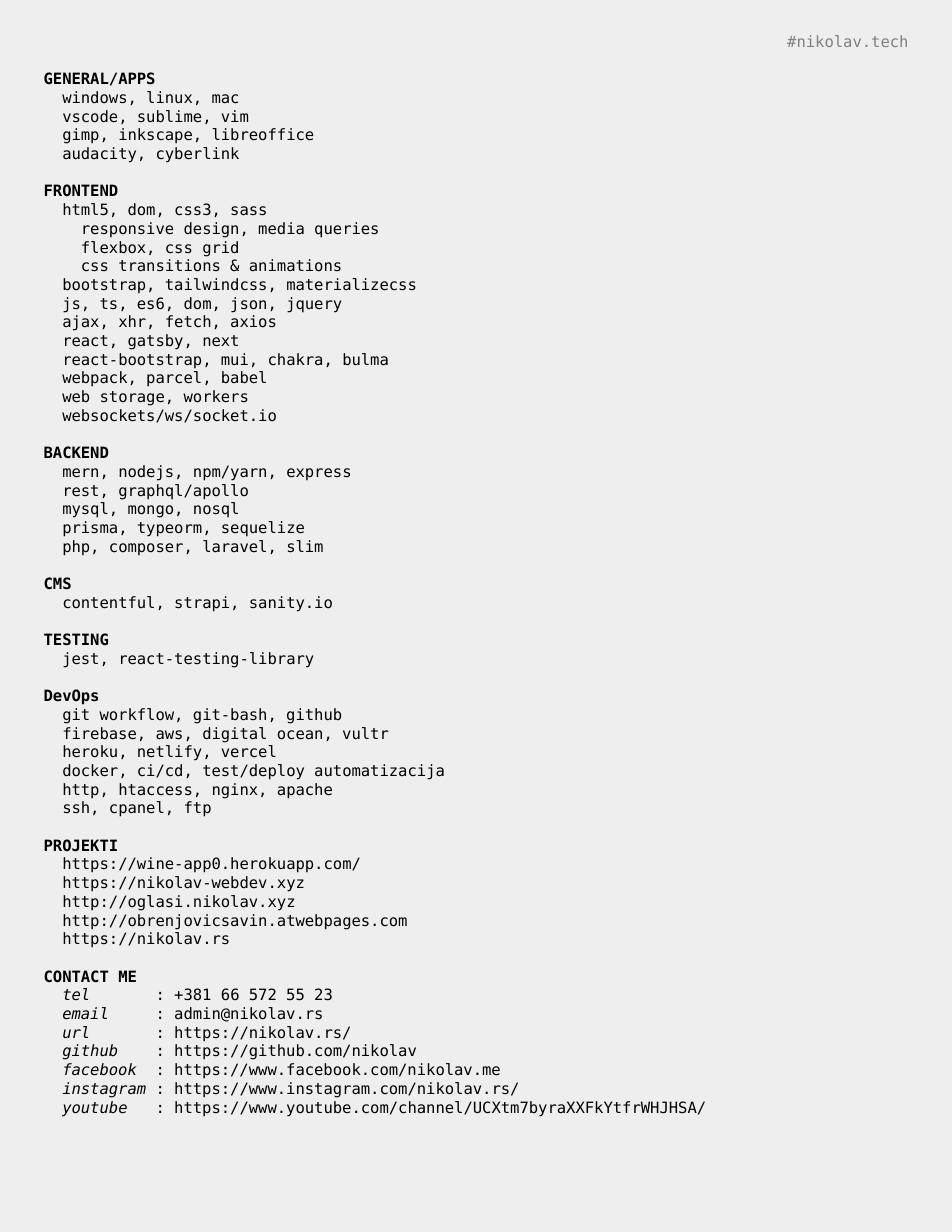
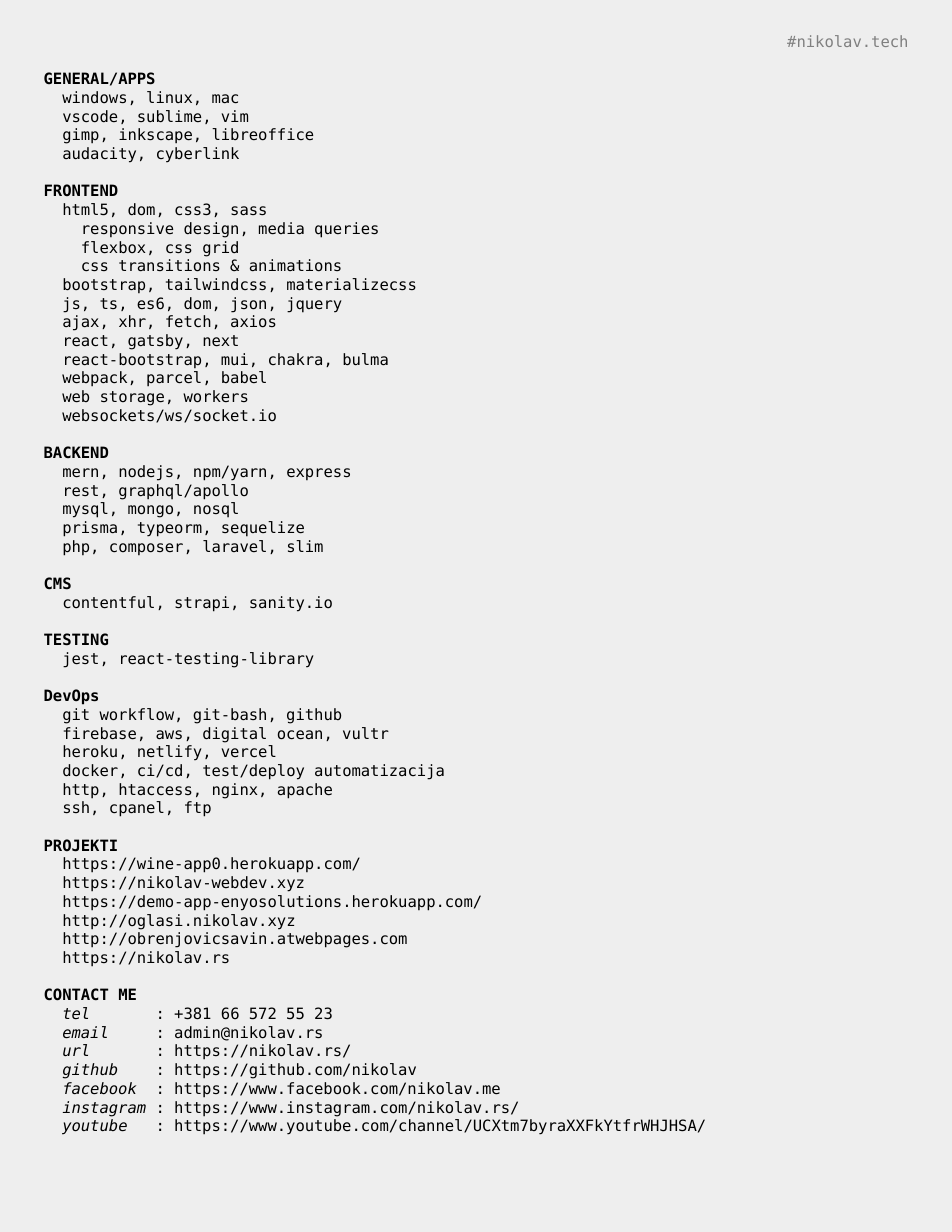
Before and after one commit to nikolav/nikolav.rs, a slide deck: slide 1 of etc/nikolav-tech.odp. Drawn at 952x1232 pixels with LibreOffice and Linux fonts; fonts in the diff are those of the drawing. Boxes give left, top, right and bottom in pixels: in the first picture for what was removed or moved away, otherwise in the second. Text is boxed around its words. In the diff, an @@ line names an element or a change of style, - is before the commit and + after.

```diff
--- a/etc/nikolav-tech.odp
+++ b/etc/nikolav-tech.odp
@@ text at (62,895,482,911): paragraph added @@
+https://demo-app-enyosolutions.herokuapp.com/
```
Also in this commit, not shown: 3 other files.
